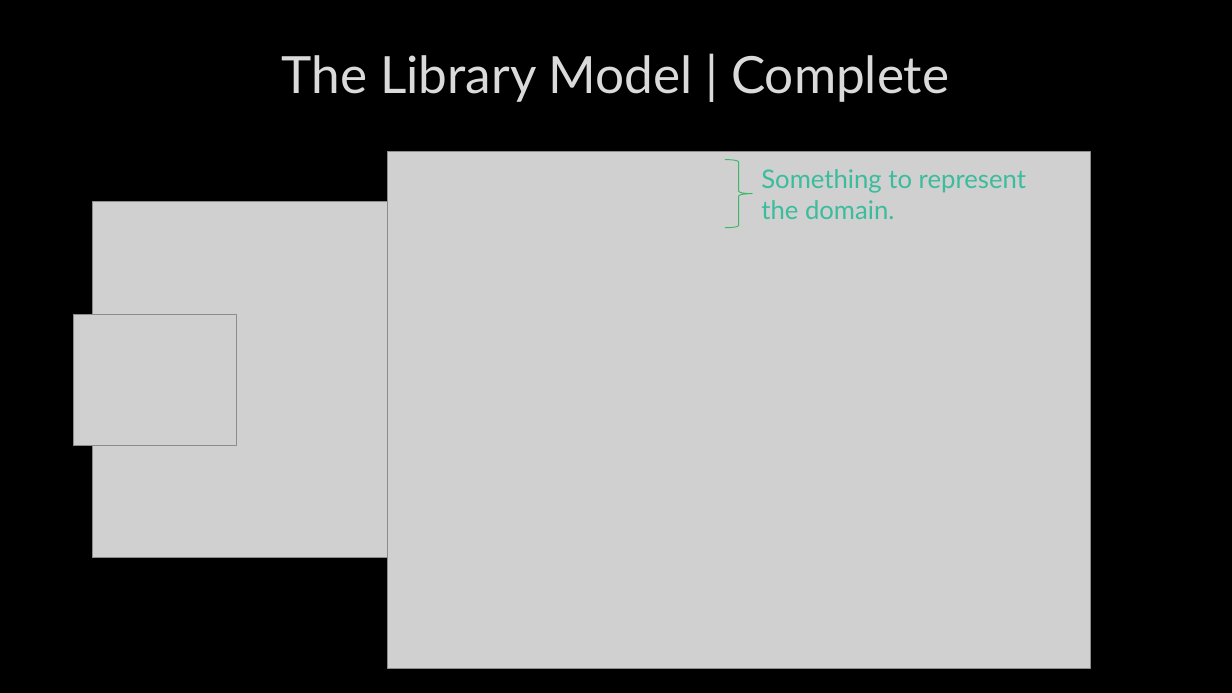
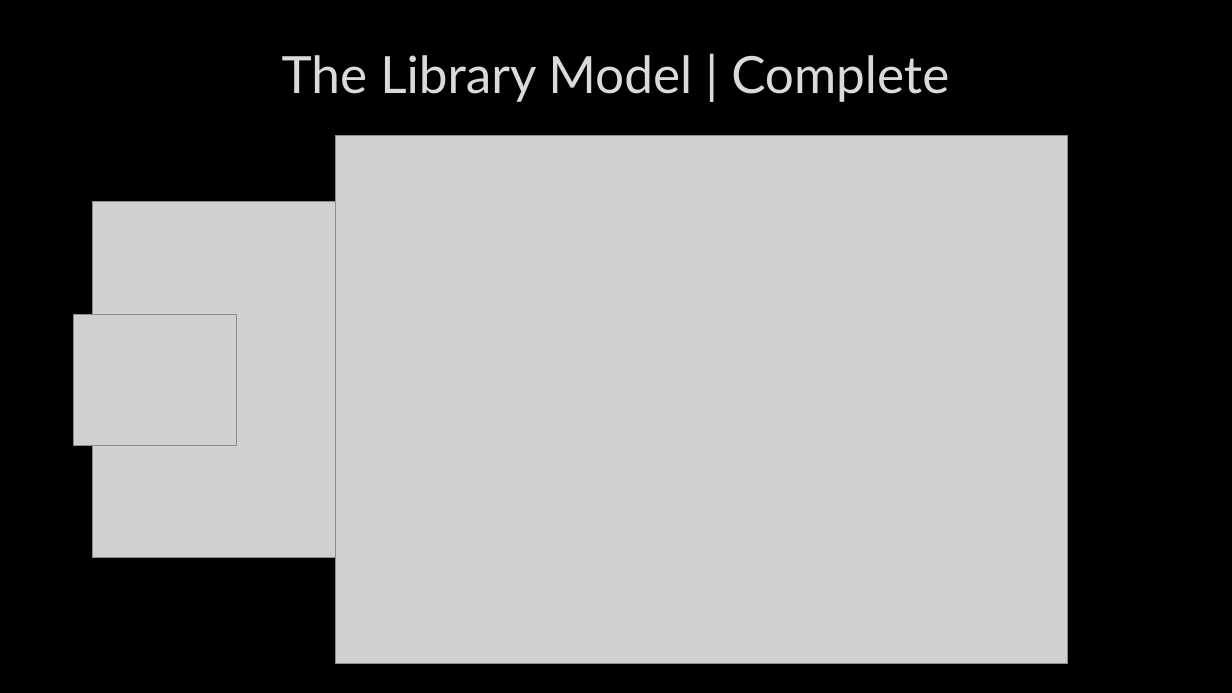
Before and after one commit to SheetMetalConnect/api-workshop, a slide deck: slide 20 of zzz-additional-documentation/Rest-Api-Design-Build-Run-Day-1.pptx. Drawn at 1232x693 pixels with LibreOffice and Linux fonts; fonts in the diff are those of the drawing; grey boxes stand for pictures; background and template pictures are left out. Boxes give left, top, right and bottom in pixels: in the first picture for what was removed or moved away, otherwise in the second. Text is boxed around its words. In the diff, an @@ line names an element or a change of style, - is before the commit and + after.

Commit message:
updated the PPTx files

```diff
--- a/zzz-additional-documentation/Rest-Api-Design-Build-Run-Day-1.pptx
+++ b/zzz-additional-documentation/Rest-Api-Design-Build-Run-Day-1.pptx
@@ picture: place and size @@
-picture at [387,152,1090,669]
+picture at [335,135,1068,664]
@@ right brace removed at [726,160,752,228] @@
@@ text removed at [761,169,1026,219] @@
-Something to represent the domain.
```
Also in this commit, not shown: 1 other file.
